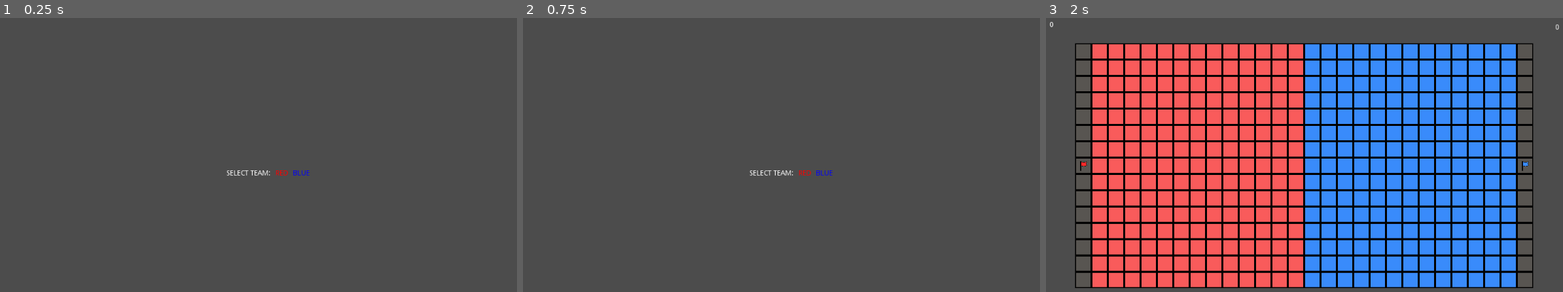
Above: before the commit, frames 1-3 (left to right).
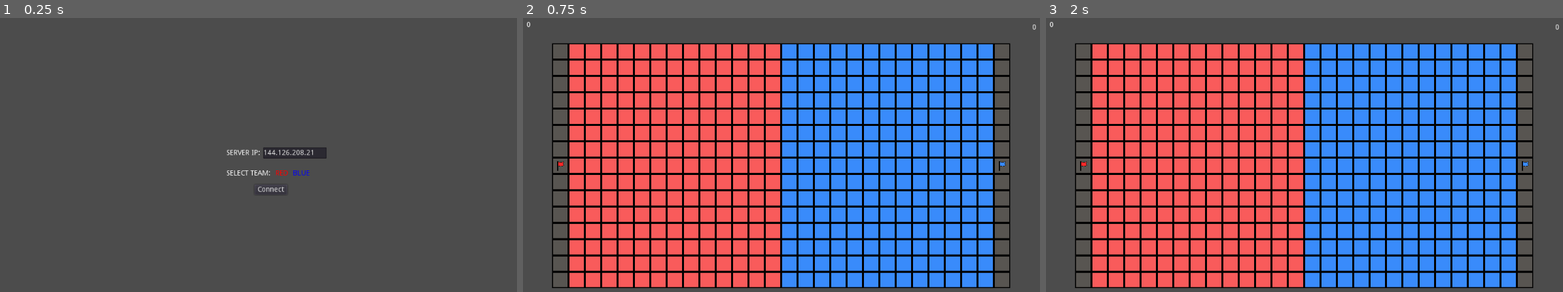
Above: after the commit, the same moments.

Repository: Wes-Ray/grid_ctf
Game: Godot game, scene res://splash_screen/splash_screen.tscn
Same seed, same stepped clock (60 frames per second), same inputs: the game is played once before the commit and once after it. The engine's default icon, where the game draws it, is replaced by a stand-in: a white triangle on a blue panel in a dark square.
Inputs (mouse positions are in pixels of both pictures, inside the frame that each line leads up to):
- Up to frame 1 (0.25 s): no input
- Up to frame 2 (0.75 s): click (791, 190) at 0.5 s, where only the run after the commit has a clickable "Connect"
- Up to frame 3 (2 s): tap Enter (ui_accept) at 1.25, 1.35, 1.52, 1.82 s; hold D (move_right) from 1.28 s (still down)

The runs differ from the first frame. In frame 1, 0.6% of the frame differs, in the area x 43-64%, y 47-65%; in frame 2, 75%, in the area x 0-100%, y 1-99%; in frame 3, nothing differs.

Commit message:
added ip selection

Diff:
--- a/grid_ctf_client/splash_screen/splash_screen.gd
+++ b/grid_ctf_client/splash_screen/splash_screen.gd
@@ -5,11 +5,7 @@
 var blue_bb = "[color=blue]BLUE[/color]"
 
 
-
-
 func _process(delta):
-	if Input.is_action_just_pressed("ui_accept"):
-		get_tree().change_scene("res://grid/grid.tscn")
 
 	if Input.is_action_just_pressed("move_left"):
 		MP.requested_team = 0  # red
@@ -19,3 +15,13 @@
 		MP.requested_team = 1  # blue
 		$red.bbcode_text = red_bb
 		$blue.bbcode_text = "[b][u]" + blue_bb + "[/u][/b]"
+
+
+func _on_Button_pressed():
+
+	if $ip_input.text.count(".") == 3:
+		var x = $ip_input.text.split(".")
+		MP.SERVER_IP = str(x[0] + "." + x[1] + "." + x[2] + "." + x[3])
+		get_tree().change_scene("res://grid/grid.tscn")
+	else:
+		print("invalid ip")
--- a/grid_ctf_client/splash_screen/splash_screen.tscn
+++ b/grid_ctf_client/splash_screen/splash_screen.tscn
@@ -37,3 +37,35 @@
 bbcode_text = "[color=blue]BLUE[/color]"
 text = "BLUE"
 scroll_active = false
+
+[node name="ip_label" type="RichTextLabel" parent="."]
+margin_left = 448.0
+margin_top = 264.0
+margin_right = 520.0
+margin_bottom = 280.0
+text = "SERVER IP: "
+__meta__ = {
+"_edit_use_anchors_": false
+}
+
+[node name="ip_input" type="TextEdit" parent="."]
+margin_left = 520.0
+margin_top = 260.0
+margin_right = 644.0
+margin_bottom = 282.0
+text = "144.126.208.21"
+__meta__ = {
+"_edit_use_anchors_": false
+}
+
+[node name="Button" type="Button" parent="."]
+margin_left = 503.0
+margin_top = 333.0
+margin_right = 566.0
+margin_bottom = 353.0
+text = "Connect"
+__meta__ = {
+"_edit_use_anchors_": false
+}
+
+[connection signal="pressed" from="Button" to="." method="_on_Button_pressed"]
